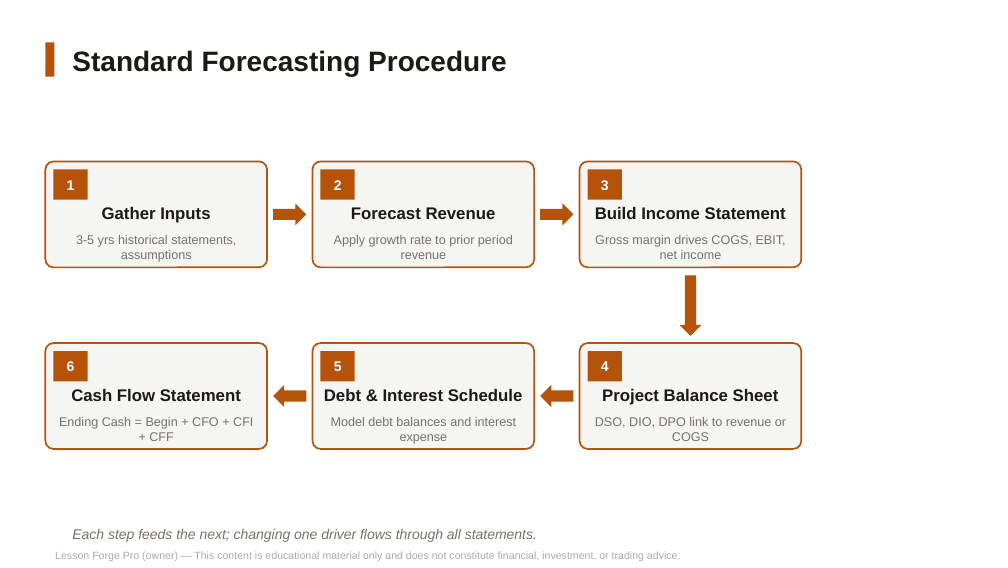
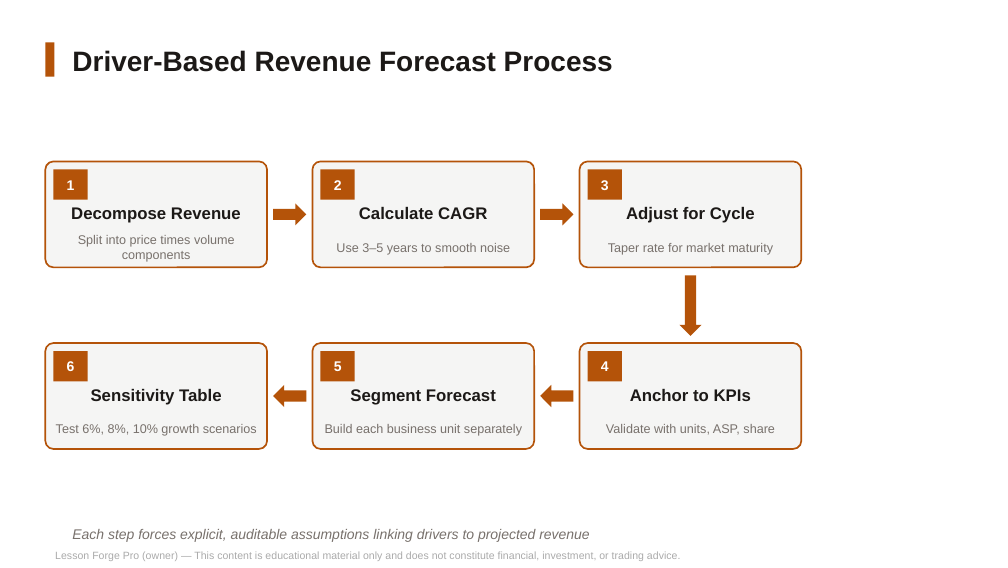
Before and after one commit to mbinmahfooz74-svg/lesson-forge-pro, a slide deck: slide 8 of docs/fmva/packs/day2-slides.pptx (slide 7 before the commit). Drawn at 1008x568 pixels with LibreOffice and Linux fonts; fonts in the diff are those of the drawing. Boxes give left, top, right and bottom in pixels: in the first picture for what was removed or moved away, otherwise in the second. Text is boxed around its words. In the diff, an @@ line names an element or a change of style, - is before the commit and + after.

```diff
--- a/docs/fmva/packs/day2-slides.pptx
+++ b/docs/fmva/packs/day2-slides.pptx
@@ text at [72,50,613,72]: text changed @@
-Standard Forecasting Procedure
+Driver-Based Revenue Forecast Process
@@ text at [71,207,241,223]: text changed @@
-Gather Inputs
+Decompose Revenue
@@ text at [359,207,487,219]: text changed @@
-Forecast Revenue
+Calculate CAGR
@@ text at [626,207,755,223]: text changed @@
-Build Income Statement
+Adjust for Cycle
@@ text at [78,235,235,262]: text changed @@
-3-5 yrs historical statements, assumptions
+Split into price times volume components
@@ text at [336,243,510,255]: text changed @@
-Apply growth rate to prior period revenue
+Use 3–5 years to smooth noise
@@ text at [608,243,773,255]: text changed @@
-Gross margin drives COGS, EBIT, net income
+Taper rate for market maturity
@@ text at [91,389,222,405]: text changed @@
-Cash Flow Statement
+Sensitivity Table
@@ text at [350,389,496,405]: text changed @@
-Debt & Interest Schedule
+Segment Forecast
@@ text at [630,389,751,401]: text changed @@
-Project Balance Sheet
+Anchor to KPIs
@@ text at [56,424,257,436]: text changed @@
-Ending Cash = Begin + CFO + CFI + CFF
+Test 6%, 8%, 10% growth scenarios
@@ text at [325,424,522,436]: text changed @@
-Model debt balances and interest expense
+Build each business unit separately
@@ text at [606,424,775,435]: text changed @@
-DSO, DIO, DPO link to revenue or COGS
+Validate with units, ASP, share
@@ text at [72,529,589,542]: text changed @@
-Each step feeds the next; changing one driver flows through all statements.
+Each step forces explicit, auditable assumptions linking drivers to projected revenue
```
Also in this commit, not shown: 8 other slides changed, 1 slide added, 8 slides removed, 28 other files.
